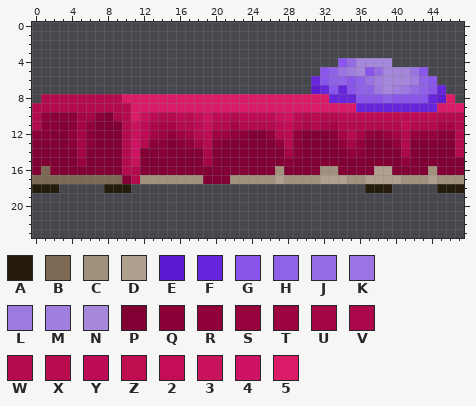
Two states of a pixel-art sprite, Sextillian-Objects/objects/sextill/sextillbed/sextillbed.png. That is the earlier state.
The file is 48x24 pixels. Pixels under 10% opacity are left out. Colours within 5 levels of each other are drawn and written as one. The old version is drawn lined up with the new one.
Palette (. is transparent): A #251c0b  B #7c6853  C #a2917d  D #b0a090  E #5c1bd1  F #6726dc  G #8955ea  H #9062e7  J #966ce4  K #9b73e2  L #9e79e0  M #a17fdf  N #a587dc  P #830034  Q #8b0036  R #91003a  S #97023c  T #9d0340  U #a60545  V #ac074b  W #b30b4e  X #b90c4f  Y #bd0c55fe  Z #c00d4f  2 #c30d57fe  3 #c9135cfd  4 #cf1362fe  5 #da1b67
Pixels before, first column x 0:
 4 ..................................GJNNNN........
 5 ................................GHKMNGJNNNKG....
 6 ...............................FGHHGHKMNNNMHG...
 7 ...............................EFGFGHHLNMLJHGF..
 8 .WWWWWWWWW55555555555555555555555FFFGGGHGGGGFE5.
 9 WWWWWWWWWWW5555555555555555555555555FFFFFFFFF555
10 WRQQQUUQPVW53YWWYX24YYWYYYY34YWXWWYYYYYYZYYYZWWW
11 WQQPQURPPPW3YVUUWWY3WWUWWWWY2WVWVUWWWWWWW2WWWUUW
12 QQPPRUQPPPW3YUTRTUWYTTRQPPRWXRPPPQUWURQSUWSRSQQW
13 PPPPQUQPPPW4WQQPQRUWQPPPPPPRWQPPPPRURPPPRWPPPPPW
14 PPPPPUPPPPW4PPQPPPPVPPPPPPPPUQPPPPPRQPPPPVPPPPPW
15 PPPPPSPPPPW3PPPPPPPUPPPPPPPPQPPPPPPPPPPPPRPPPPPP
16 PBPPPPPPPPWWPPPPPPPPPPPPPPPCPPPPCCPPPPDDPPPPCPPP
17 BBBBBBBBBBPWCCCCCCCPPPCCCCCDCCCCDDDCCDDDDCCCDCCC
18 AAA.....AAA..........................AAA.....AAA
After the commit:
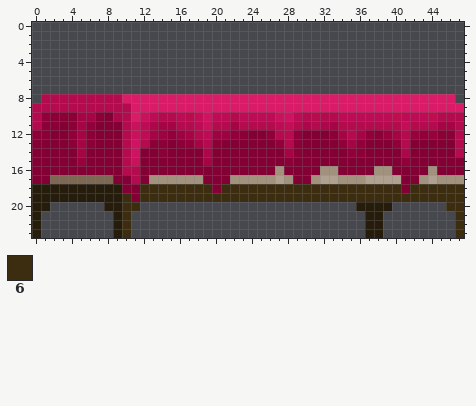
Colours new in this view: 6 #3d2d10
The exact change:
whole drawing moved by +0,-5 (the old picture is shown already moved)
Changed rows in their new state; - is an unchanged pixel.
first column x 31:
 4 ---......------
 5 -............--
 6 ..............-
 7 ...............
 8 --5555555555555
 9 -----555555555-
first column x 0:
16 -P------------------------------------CC--------
17 PP-------P--P----------------PP---C------PP-----
18 ---AAAAA--PP66666666P66666666666666666666P666666
19 AAAAAAAAAA6P666666666666666666666666666666666666
20 AA------AA66------------------------AAAA------66
21 A--------A6--------------------------AA--------6
22 A--------A6--------------------------AA--------6
23 A--------A6--------------------------AA--------6
Changed places in both pictures, as pixel boxes (x1, y1, x2, y2):
changed: (311, 58, 446, 112)
changed: (32, 166, 464, 238)
